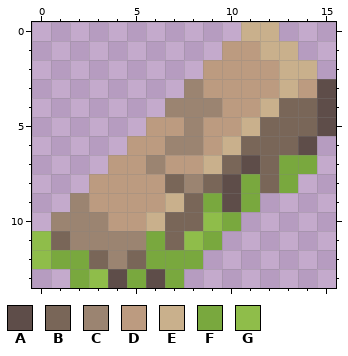
Two states of a pixel-art file, assets_src/image/decoration/unit/tropical/ruin3_tropical.ase. The picture above was drawn from the file before the commit.
16x14 pixels, 1 frame.
Palette (. is transparent): A #5e4d49  B #796658  C #9b8471  D #bc9b80  E #c9b08c  F #79a83e  G #8fbd4a
Pixels before, first column x 0:
 0 ...........EE...
 1 ..........DDEE..
 2 .........DDDDEE.
 3 ........CDDDDEDA
 4 .......CCCDDEBBA
 5 ......DDCDDEBBBA
 6 .....DDCCDEBBBA.
 7 ....DDCDDEBABFF.
 8 ...DDDDBCBAFBF..
 9 ..CDDDDEBFAF....
10 .CCCDDEBBGF.....
11 GBCCCCFBGF......
12 GFFBCBFFF.......
13 ..FGAFAF........
After the commit:
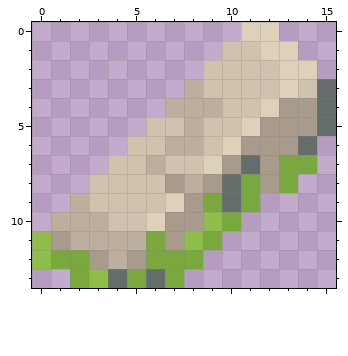
The edit:
colour A: #5e4d49 -> #656c6c
colour B: #796658 -> #a89b8c
colour C: #9b8471 -> #bcaf9d
colour D: #bc9b80 -> #d0c3ae
colour E: #c9b08c -> #ded1ba
Pixel boxes of the changes (left, top, right, bottom) in both pictures:
changed: (51, 22, 336, 288)
